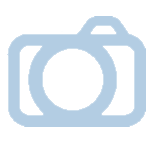
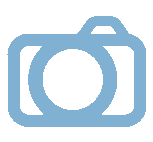
Revision of a layered w=153, h=142 image; what changed, layer by layer:
painted on "Pasted Layer" over <box>7,16,146,127</box>
